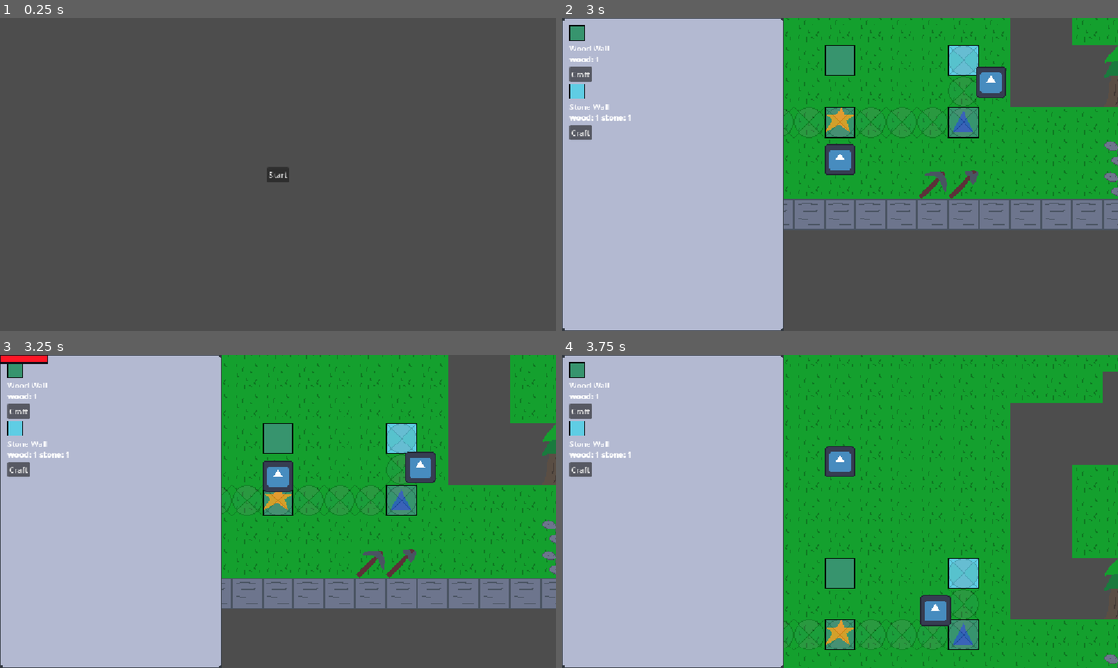
Above: before the commit, frames 1-4 (two rows, left to right).
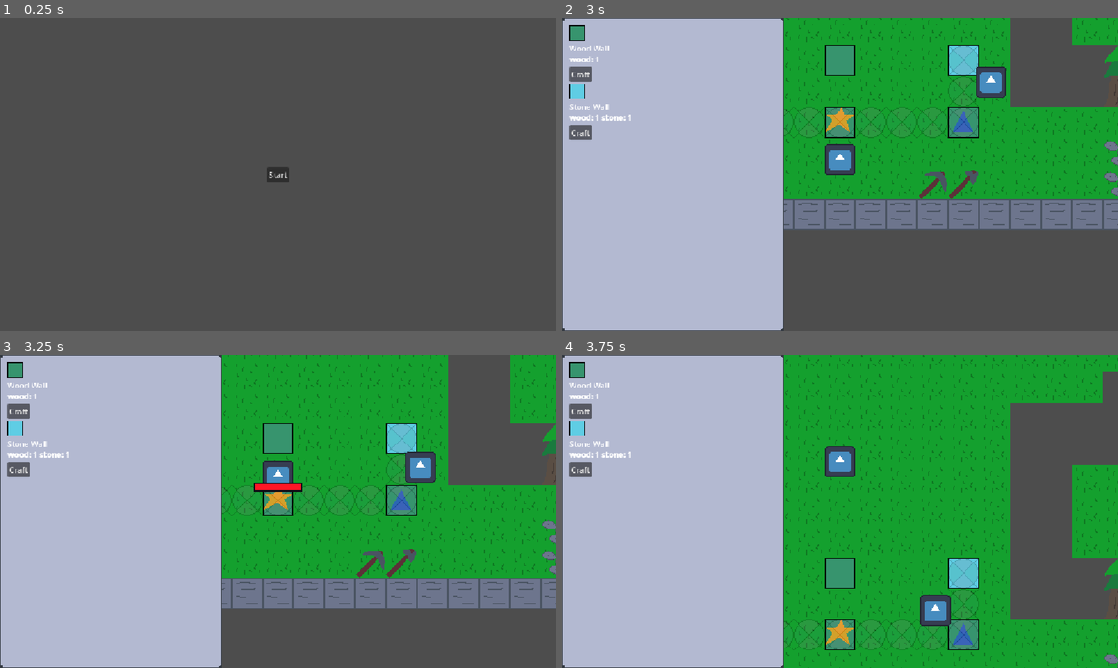
Above: after the commit, the same moments.

Repository: Deeeeelan/serious-game
Game: Godot game, scene res://scenes/title_screen.tscn
Two runs of this game, one before a commit and one after it. Both use one fixed random seed, a clock stepped at 60 frames per second and the inputs below. The engine's default icon, where the game draws it, is replaced by a stand-in: a white triangle on a blue panel in a dark square.
Inputs (mouse positions are in pixels of both pictures, inside the frame that each line leads up to):
- Up to frame 1 (0.25 s): no input
- Up to frame 2 (3 s): click "Start" at 0.5 s; click "Crafting" at 1.25 s; click "Craft" at 2 s; tap Enter at 2.75 s; move the mouse to (812, 237) at 2.77 s; hold W (up) from 2.78 s (still down); hold Q (drop) from 2.78 s (still down); click (812, 237) at 2.92 s
- Up to frame 3 (3.25 s): keep holding W (up); keep holding Q (drop)
- Up to frame 4 (3.75 s): keep holding W (up); move the mouse to (1006, 558) at 3.52 s; release Q (drop) at 3.53 s; tap Space (interact) at 3.6 s

Frames 1-2 are identical in both runs. In frame 3, 0.5% of the frame differs, in the area x 0-55%, y 0-44%; in frame 4, nothing differs.

Commit message:
Center healthbar

Diff:
--- a/scenes/game.tscn
+++ b/scenes/game.tscn
@@ -148,9 +148,19 @@
 grow_vertical = 2
 
 [node name="BuildingStats" type="ProgressBar" parent="CanvasLayer/Control" unique_id=1326458945]
-layout_mode = 0
-offset_right = 100.0
-offset_bottom = 18.0
+visible = false
+layout_mode = 1
+anchors_preset = -1
+anchor_left = 0.5
+anchor_top = 0.5
+anchor_right = 0.5
+anchor_bottom = 0.5
+offset_left = -50.0
+offset_top = -59.0
+offset_right = 50.0
+offset_bottom = -41.0
+grow_horizontal = 2
+grow_vertical = 2
 pivot_offset_ratio = Vector2(0.5, 0.5)
 theme_override_styles/background = SubResource("StyleBoxFlat_6sj1v")
 theme_override_styles/fill = SubResource("StyleBoxFlat_8tn5n")
